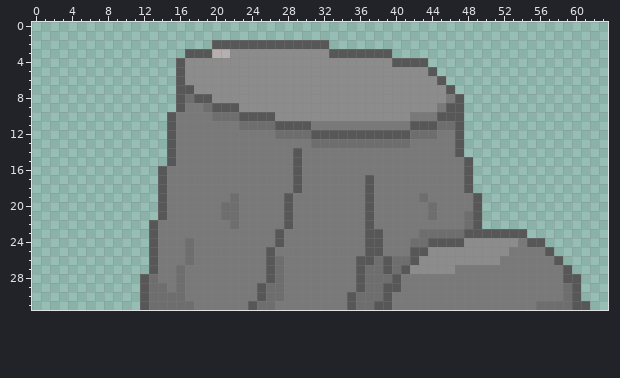
A pixel-art file gets an edit: sprites/ground/rock/rock.aseprite. Above: the version before the commit.
64x32 pixels, 1 frame.
After the commit:
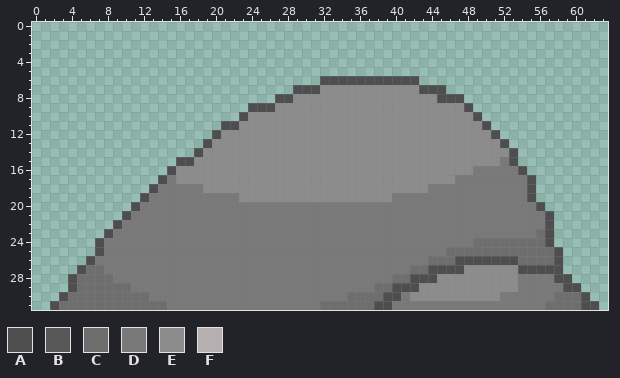
Palette (. is transparent): A #4e4e4e  B #575757  C #6e6e6e  D #797979  E #8c8c8c  F #b6afaf
What changed:
layer "Layer 2" added
Changed rows in their new state; - is an unchanged pixel.
Layers "Layer 2", "Layer 1":
first column x 2:
 2 ------------------.............------------------------------
 3 ---------------.......................-----------------------
 4 --------------............................-------------------
 5 --------------.............................------------------
 6 --------------................AAAAAAAAAAA...-----------------
 7 --------------.............AAA-----------AAA.----------------
 8 --------------...........AA----------------AAA---------------
 9 --------------........AAA------------------EEEA--------------
10 -------------........AEEE---------------EEEEEEEA-------------
11 -------------......AAEEEEEEEEEEEEEEEEEEEEEEEEEEEA------------
12 -------------.....AEEEEEEEEEEEEEEEEEEEEEEEEEEEEEEA-----------
13 -------------....AEEEEEEEEEEEEEEEEEEEEEEEEEEEEEEEEA----------
14 -------------...AEEEEEEEEEEEEEEEEEEEEEEEEEEEEEEEEEEA---------
15 -------------.AAEEEEEEEEEEEEEEEEEEEEEEEEEEEEEEEEEEDA---------
16 ------------.AEEEEEEEEEEEEEEEEEEEEEEEEEEEEEEEEEDDDDDA--------
17 ------------A-EEEEEEEEEEEEEEEEEEEEEEEEEEEEEEE-DDDDDDDA-------
18 -----------AD----EEEEEEEEEEEEEEEEEEEEEEEEE----DDDDDDDA-------
19 ----------ADD-------DEEEEEEEEEEEEEEEEE---D-----DDDDDDA-------
20 ---------ADDD------DD-----D--------D------D----DDDDDDDA------
21 --------ADDDD------DD-----D--------D------D---DDDDDDDDDA-----
22 -------ADDDD--------D-----D--------D----------DDDDDDDDDA-----
23 ------ADDDDD-------------D---------DD----DDDDDDDDDDDDDCA-----
24 -----ADDDDDD---D---------D---------DD---DDDDDDDCCCCCCCCA-----
25 -----ADDDDDD---D--------D----------DD---DDDDCCCCCCCCCCCCA----
26 ----ADDDDDDD---D--------DD--------DDDDDDDDCCCAAAAAAACCCCA----
27 ---ACCDDDDDD--D---------DD--------DDDDDDCCAAAAEEEEEEAAAAA.---
28 --ACCCCDDDDD--D---------DD--------DDDDCCAAAEEEEEEEEE----AA.--
29 --ACCCCCCDDDD-D--------DDD--------DD-CAAAEEEEEEEEEEE-----AA--
30 -ACCCCCCCCCDDDD--------DDD-------C---AA-EEEEEEEEEE------C-CA-
31 ACCCCCCCCCC--DDD------DDD-----CCCC--AA----------------D---CAA
Changed places in both pictures, as pixel boxes (x1, y1, x2, y2):
changed: (50, 40, 599, 310)
